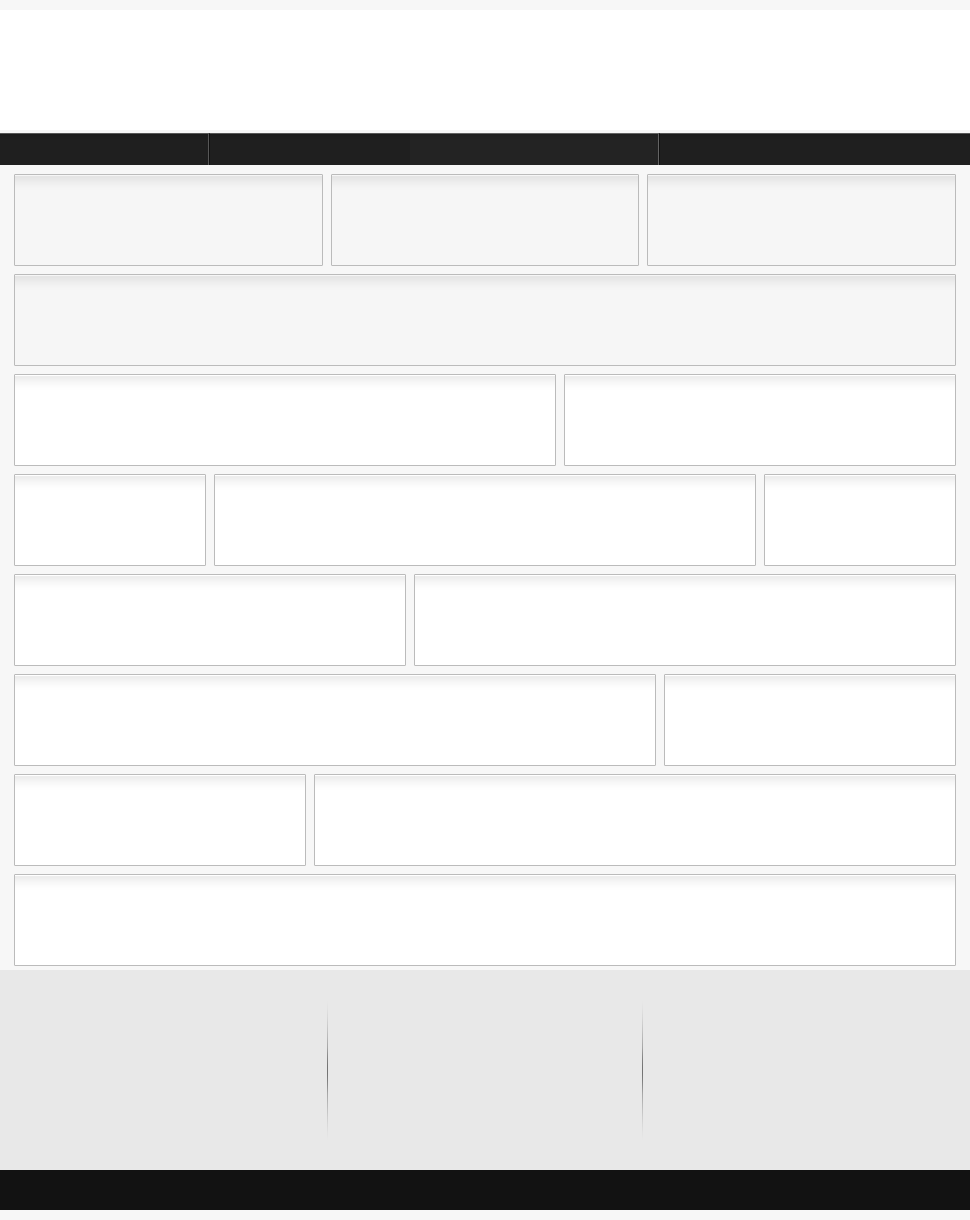
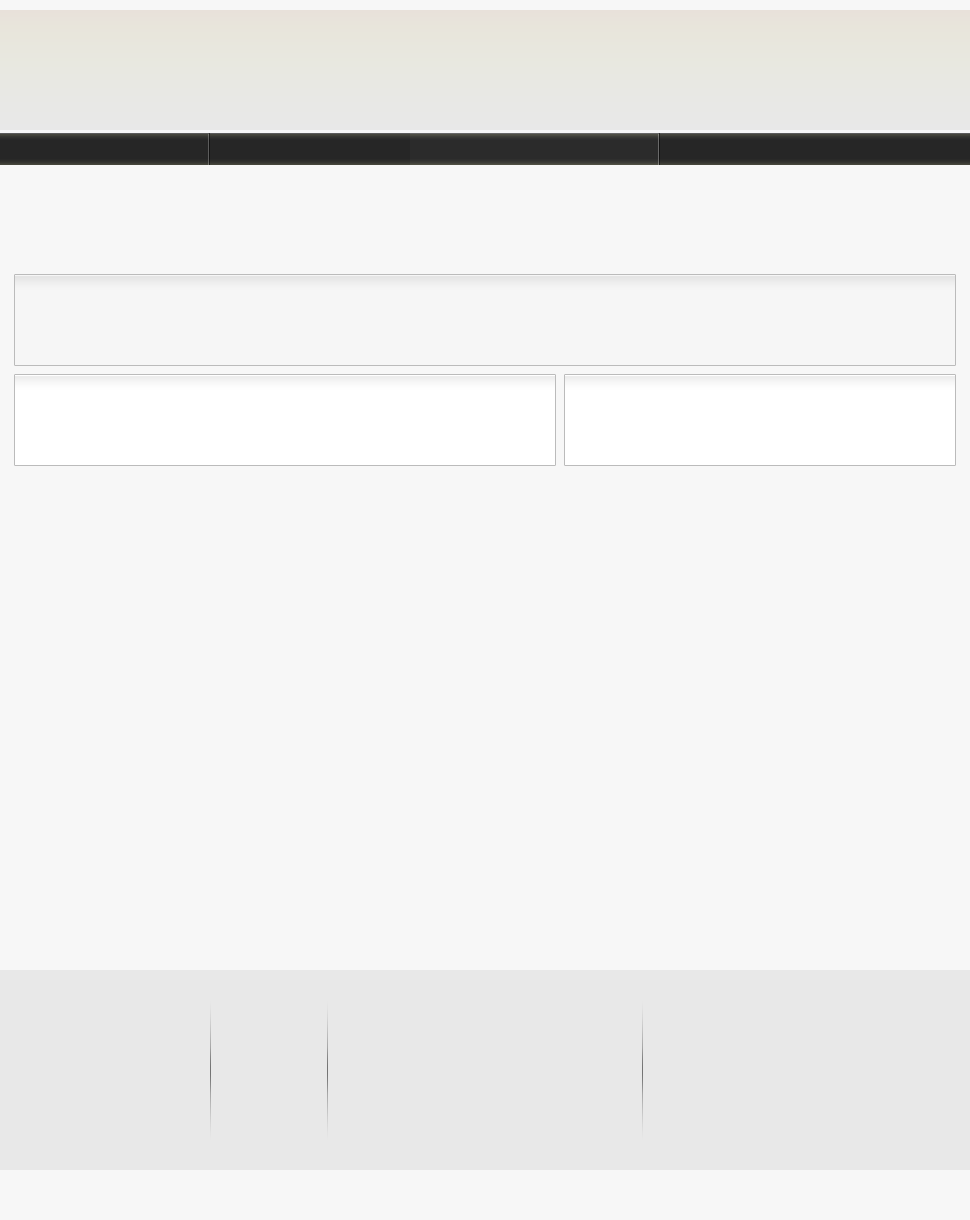
The second 970×1220 image is a revision of the first. Changes to its layers:
painted on "header" over [0, 10, 970, 130]
painted on "navbar" over [0, 133, 970, 165]
removed layer "header boxes" over [15, 175, 955, 265]
removed layer "footer" over [0, 1170, 970, 1210]
removed layer "sms" over [15, 475, 955, 565]
removed layer "tsm" over [15, 575, 955, 665]
removed layer "mms" over [15, 675, 955, 765]
removed layer "smm" over [15, 775, 955, 865]
removed layer "mmm" over [15, 875, 955, 965]
